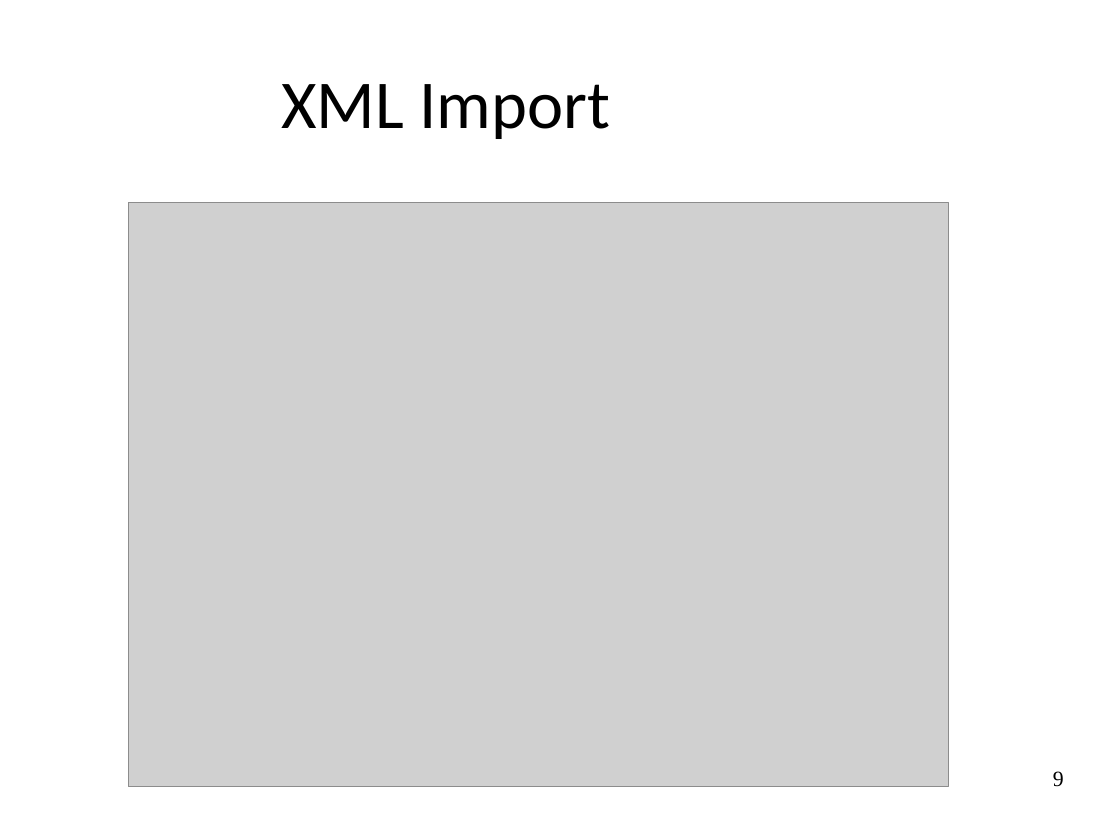
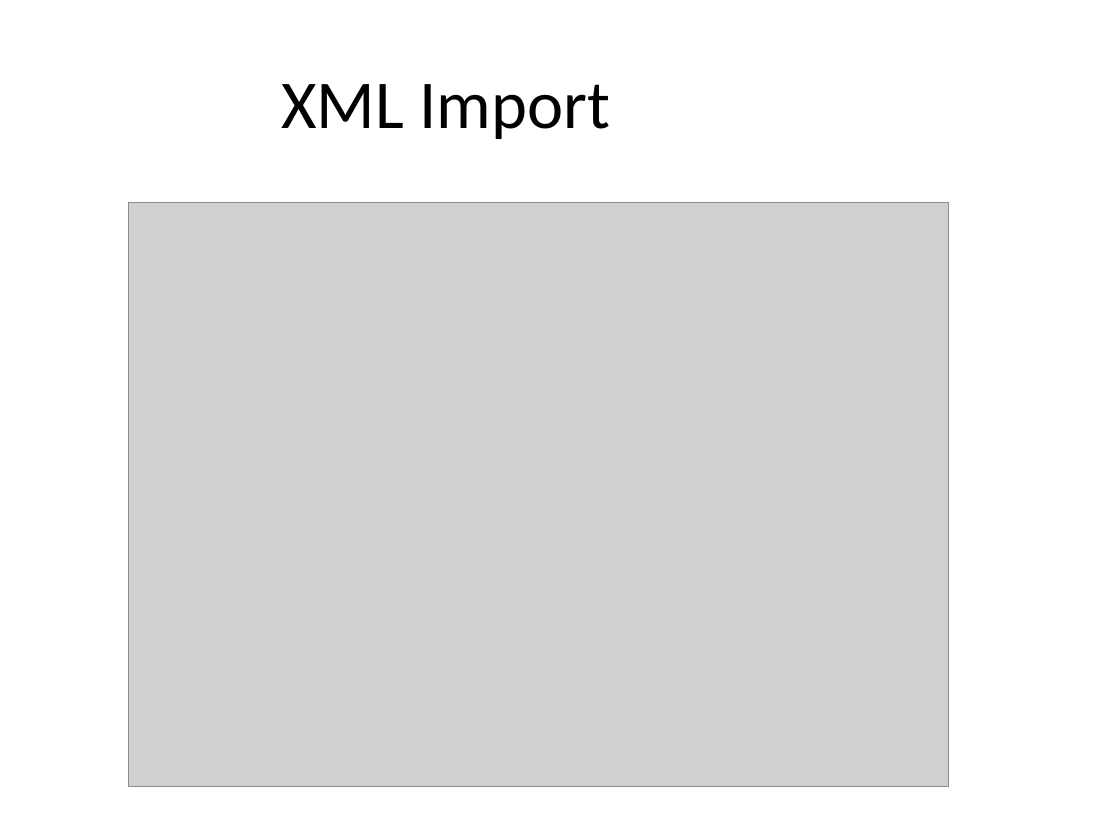
Before and after one commit to CauzYolo/Forum, a slide deck: slide 9 of Forum_V4/Forum.odp. Drawn at 1120x840 pixels with LibreOffice and Linux fonts; fonts in the diff are those of the drawing; grey boxes stand for pictures; background and template pictures are left out. Boxes give left, top, right and bottom in pixels: in the first picture for what was removed or moved away, otherwise in the second. Text is boxed around its words. In the diff, an @@ line names an element or a change of style, - is before the commit and + after.

```diff
--- a/Forum_V4/Forum.odp
+++ b/Forum_V4/Forum.odp
@@ page number removed at [1053,771,1064,787] @@
-9
```
Also in this commit, not shown: 8 other slides changed, 1 slide added, 1 slide removed, 8 other files.
